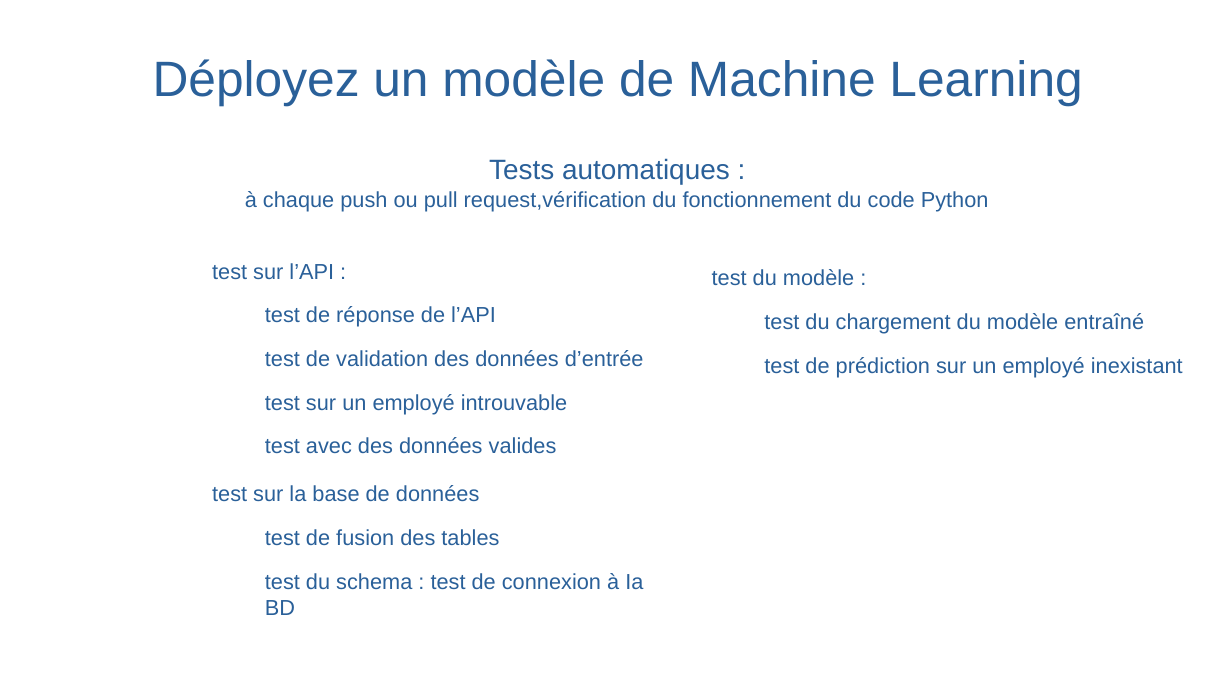
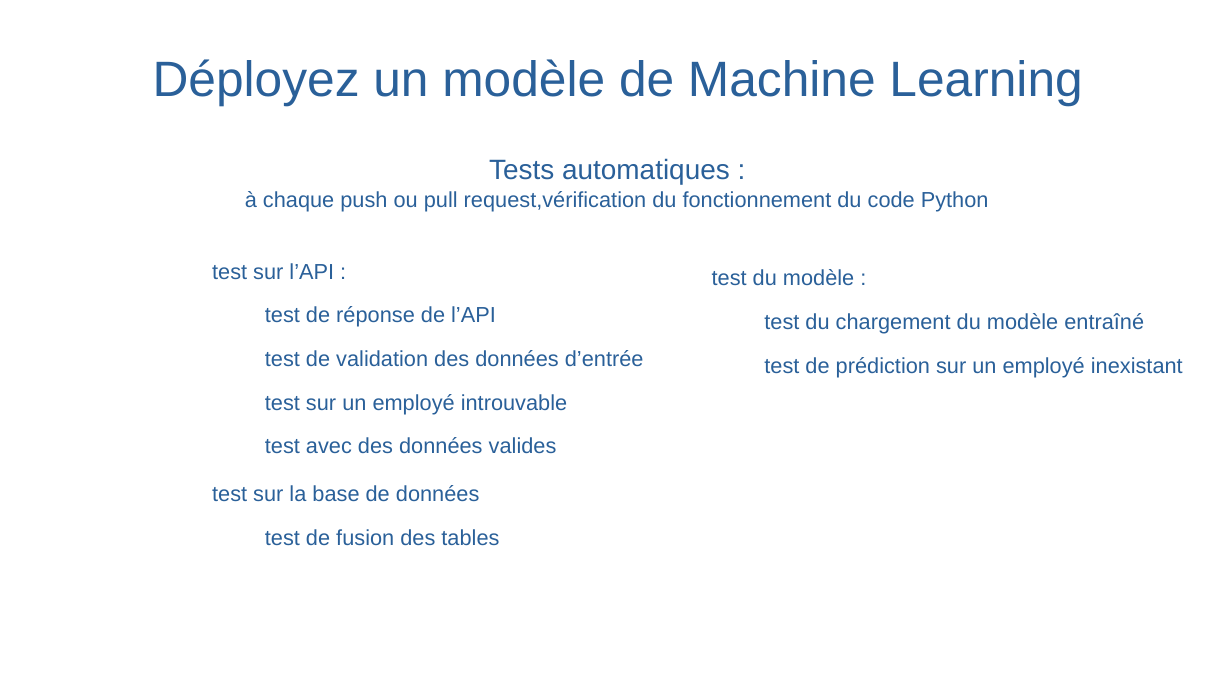
Before and after one commit to christophesallessacareau-boop/Deployez_un_modele_de_ML, a slide deck: slide 9 of Salles_Christophe_5_presentation_122025.odp. Drawn at 1232x693 pixels with LibreOffice and Linux fonts; fonts in the diff are those of the drawing; background and template pictures are left out. Boxes give left, top, right and bottom in pixels: in the first picture for what was removed or moved away, otherwise in the second. Text is boxed around its words. In the diff, an @@ line names an element or a change of style, - is before the commit and + after.

```diff
--- a/Salles_Christophe_5_presentation_122025.odp
+++ b/Salles_Christophe_5_presentation_122025.odp
@@ text at (265, 573, 643, 615): paragraph removed @@
-  − test du schema : test de connexion à Ia BD
```
Also in this commit, not shown: 3 other slides changed.
